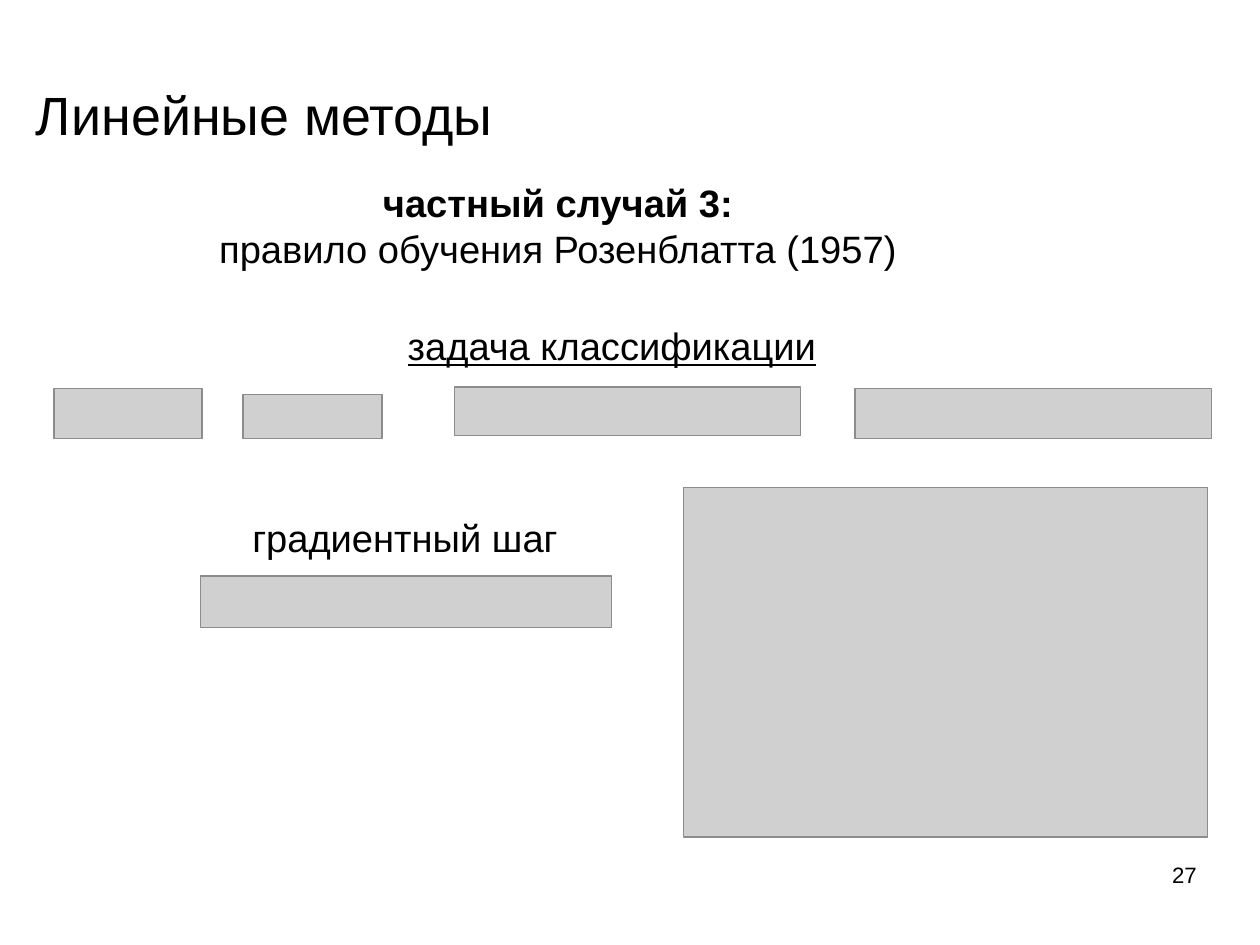
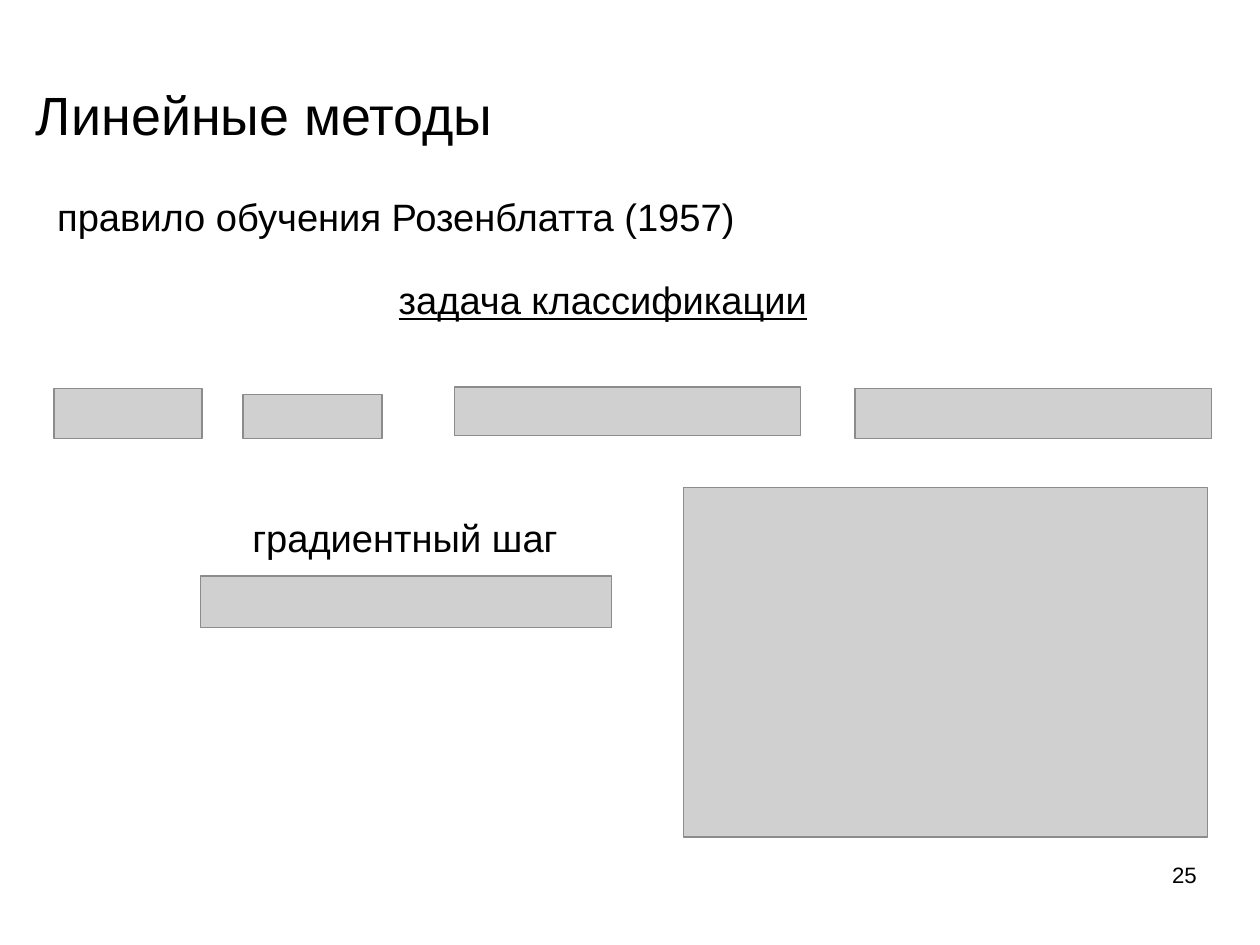
Before and after one commit to mechanoid5/ml_lectorium_legacy, a slide deck: slide 25 of 08-linear.odp (slide 27 before the commit). Drawn at 1260x945 pixels with LibreOffice and Linux fonts; fonts in the diff are those of the drawing; grey boxes stand for pictures; background and template pictures are left out. Boxes give left, top, right and bottom in pixels: in the first picture for what was removed or moved away, otherwise in the second. Text is boxed around its words. In the diff, an @@ line names an element or a change of style, - is before the commit and + after.

```diff
--- a/08-linear.odp
+++ b/08-linear.odp
@@ text "правило обучения Розенблатта (1957)": place and size @@
-text "правило обучения Розенблатта (1957)" at [219,188,896,271]
+text "правило обучения Розенблатта (1957)" at [57,203,734,239]
@@ text at [383,188,733,225]: paragraph removed @@
-частный случай 3:
@@ text "задача классификации": place and size @@
-text "задача классификации" at [408,332,815,368]
+text "задача классификации" at [399,286,806,322]
@@ page number at [1172,867,1197,884]: text changed @@
-27
+25
```
Also in this commit, not shown: 5 other slides changed, 2 slides added, 18 slides removed, 2 other files.
